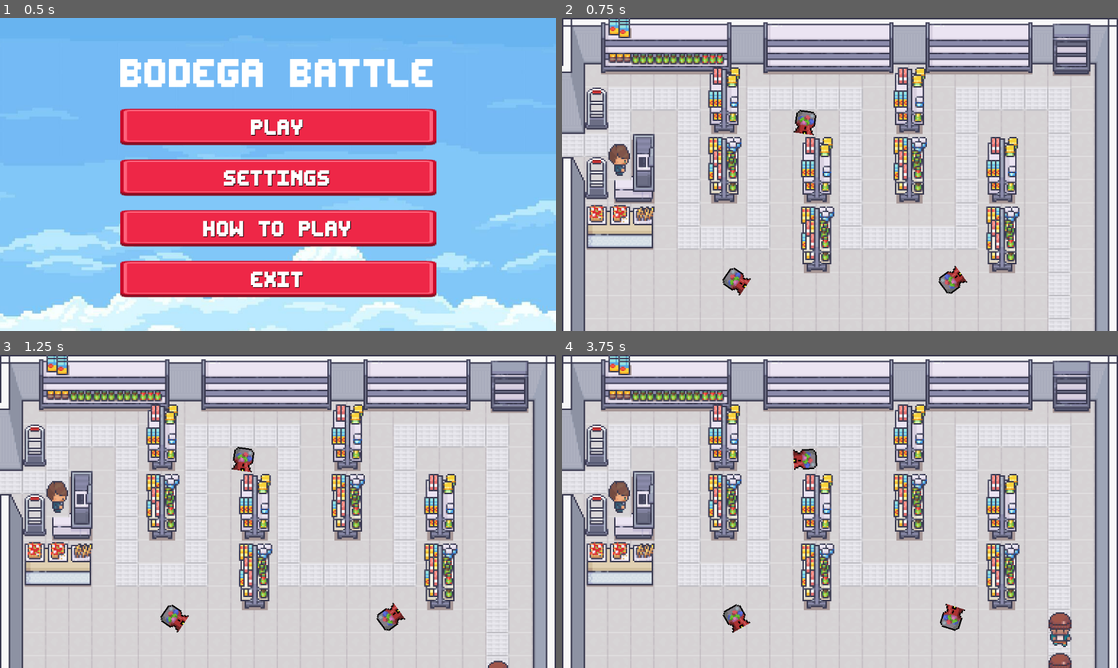
Above: before the commit, frames 1-4 (two rows, left to right).
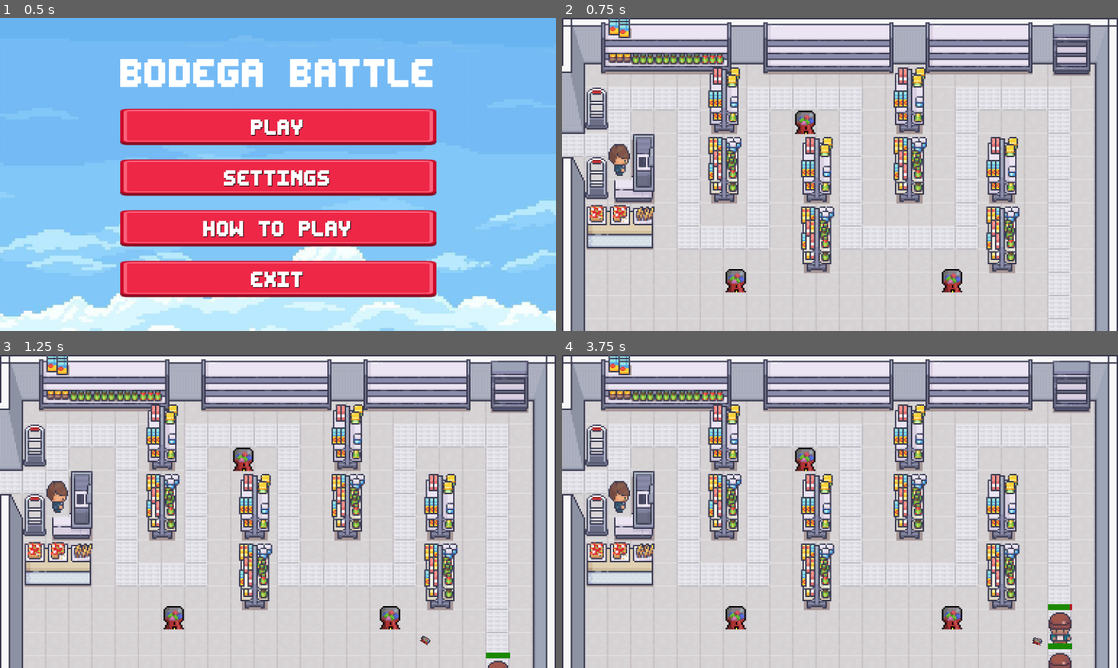
Above: after the commit, the same moments.

Repository: s27459-pj/bodega-battle
Game: Godot game, scene res://scene/scene_handler/scene_handler.tscn
The game is run twice, just before and just after one commit, with the same random seed, the same clock (stepped at 60 frames per second) and the same inputs.
Inputs (mouse positions are in pixels of both pictures, inside the frame that each line leads up to):
- Up to frame 1 (0.5 s): no input
- Up to frame 2 (0.75 s): click "PLAY" at 0.5 s
- Up to frame 3 (1.25 s): no input
- Up to frame 4 (3.75 s): move the mouse to (962, 495) at 1.27 s; move the mouse to (728, 527) at 2.02 s; move the mouse to (895, 442) at 2.77 s; move the mouse to (812, 574) at 3.52 s

Frame 1 is identical in both runs. In frame 2, 0.7% of the frame differs, in the area x 28-73%, y 29-89%; in frame 3, 0.8%; in frame 4, 1.0%, in the area x 28-92%, y 29-94%.

Commit message:
turret, enemy detection and bullets

Diff:
--- a/objects/Enemies/basic-enemy.tscn
+++ b/objects/Enemies/basic-enemy.tscn
@@ -1,6 +1,7 @@
-[gd_scene load_steps=11 format=3 uid="uid://cyc4kgm7npmok"]
+[gd_scene load_steps=12 format=3 uid="uid://cyc4kgm7npmok"]
 
 [ext_resource type="Script" uid="uid://bgsplkmrkmn0b" path="res://objects/Enemies/basic_enemie_move.gd" id="1_6yjls"]
+[ext_resource type="Script" uid="uid://b0ybsyqvfe332" path="res://objects/Enemies/enemy_logic.gd" id="2_27nva"]
 [ext_resource type="Texture2D" uid="uid://woxswc30mfuk" path="res://assets/sprites/characters/Premade_Character_04.png" id="2_74tpx"]
 
 [sub_resource type="AtlasTexture" id="AtlasTexture_j4qmu"]
@@ -69,7 +70,7 @@
 }]
 
 [sub_resource type="RectangleShape2D" id="RectangleShape2D_v05e8"]
-size = Vector2(64, 80)
+size = Vector2(51, 75)
 
 [node name="Basic-enemie" type="PathFollow2D"]
 rotates = false
@@ -77,6 +78,7 @@
 speed = 40
 
 [node name="CharacterBody2D" type="CharacterBody2D" parent="."]
+script = ExtResource("2_27nva")
 
 [node name="AnimatedSprite2D" type="AnimatedSprite2D" parent="CharacterBody2D"]
 scale = Vector2(3, 3)
@@ -85,4 +87,27 @@
 autoplay = "walk-down"
 
 [node name="CollisionShape2D" type="CollisionShape2D" parent="CharacterBody2D"]
+position = Vector2(-0.5, -0.5)
 shape = SubResource("RectangleShape2D_v05e8")
+
+[node name="HealthBar" type="ProgressBar" parent="CharacterBody2D"]
+offset_left = -25.0
+offset_top = -52.0
+offset_right = 25.0
+offset_bottom = -41.0
+value = 100.0
+show_percentage = false
+
+[node name="BackgroundBar" type="ColorRect" parent="CharacterBody2D/HealthBar"]
+layout_mode = 0
+offset_top = -1.0
+offset_right = 50.0
+offset_bottom = 11.0
+color = Color(0.730927, 0.0931526, 0.173251, 1)
+
+[node name="FillBar" type="ColorRect" parent="CharacterBody2D/HealthBar"]
+layout_mode = 0
+offset_top = -1.0
+offset_right = 50.0
+offset_bottom = 11.0
+color = Color(0.10759, 0.536198, 0, 1)
--- a/objects/Enemies/basic_enemie_move.gd
+++ b/objects/Enemies/basic_enemie_move.gd
@@ -1,7 +1,6 @@
 extends PathFollow2D
 
 @export var speed = 200
-
 
 func _physics_process(delta: float) -> void:
 	move(delta)
--- /dev/null
+++ b/objects/Enemies/enemy_logic.gd
@@ -0,0 +1,32 @@
+extends CharacterBody2D
+
+@export var max_health := 100
+
+@onready var health_bar = $HealthBar
+@onready var fill_bar = $HealthBar/FillBar
+
+var current_health := max_health
+
+func _ready():
+	add_to_group("enemies")
+	update_health_bar()
+
+func take_damage(amount):
+	current_health = max(current_health - amount, 0)
+	update_health_bar()
+	if current_health == 0:
+		queue_free()
+
+func update_health_bar():
+	var ratio = float(current_health) / float(max_health)
+	fill_bar.size.x = ratio * health_bar.size.x
+
+
+func set_health(value):
+	current_health = clamp(value, 0, max_health)
+	update_health_bar()
+
+func _on_body_entered(body):
+	if body.is_in_group("turret_bullets"):
+		take_damage(body.damage)
+		body.queue_free()
--- /dev/null
+++ b/objects/defences/Ammo.tscn
@@ -0,0 +1,20 @@
+[gd_scene load_steps=4 format=3 uid="uid://b8t5wttaarxcv"]
+
+[ext_resource type="Script" uid="uid://b0festkbcgjfp" path="res://objects/defences/ammo.gd" id="1_eu06r"]
+[ext_resource type="Texture2D" uid="uid://dyn7xm152kns2" path="res://assets/sprites/defences/gumball.png" id="2_tesr6"]
+
+[sub_resource type="RectangleShape2D" id="RectangleShape2D_vp2ik"]
+size = Vector2(14.5455, 17.2308)
+
+[node name="Ammo" type="CharacterBody2D"]
+collision_layer = 2
+script = ExtResource("1_eu06r")
+
+[node name="Ammo2" type="Sprite2D" parent="."]
+scale = Vector2(1.375, 0.8125)
+texture = ExtResource("2_tesr6")
+
+[node name="CollisionShape2D" type="CollisionShape2D" parent="."]
+position = Vector2(-2.98023e-07, 3.57628e-07)
+scale = Vector2(1.375, 0.8125)
+shape = SubResource("RectangleShape2D_vp2ik")
--- /dev/null
+++ b/objects/defences/ammo.gd
@@ -0,0 +1,14 @@
+extends CharacterBody2D
+
+var dir:float
+var speed=200
+
+func _physics_process(delta: float):
+	velocity=Vector2(speed,0).rotated(dir)
+	var collision = move_and_collide(velocity * delta)
+	if collision:
+		var collider = collision.get_collider()
+		if collider.is_in_group("enemies"):
+			if collider.has_method("take_damage"):
+				collider.take_damage(10)
+			queue_free()
--- a/objects/defences/gum-turret.tscn
+++ b/objects/defences/gum-turret.tscn
@@ -1,11 +1,15 @@
-[gd_scene load_steps=3 format=3 uid="uid://c4iiq85v5yxys"]
+[gd_scene load_steps=4 format=3 uid="uid://c4iiq85v5yxys"]
 
 [ext_resource type="Script" uid="uid://bqefudl30vnyu" path="res://objects/defences/gum_turret-logic.gd" id="1_akpdl"]
 [ext_resource type="Texture2D" uid="uid://dyn7xm152kns2" path="res://assets/sprites/defences/gumball.png" id="1_h0vw2"]
+[ext_resource type="PackedScene" uid="uid://b8t5wttaarxcv" path="res://objects/defences/Ammo.tscn" id="2_s3fyw"]
 
 [node name="Gum-turret" type="Node2D"]
 script = ExtResource("1_akpdl")
+ammo_scene = ExtResource("2_s3fyw")
 
-[node name="Sprite2D" type="Sprite2D" parent="."]
+[node name="CharacterBody2D" type="CharacterBody2D" parent="."]
+
+[node name="Turret" type="Sprite2D" parent="CharacterBody2D"]
 scale = Vector2(3, 3)
 texture = ExtResource("1_h0vw2")
--- a/objects/defences/gum_turret-logic.gd
+++ b/objects/defences/gum_turret-logic.gd
@@ -1,12 +1,46 @@
 extends Node2D
 
+@export var fire_rate = 2.0
+@export var detection_radius = 300.0
+
+@export var ammo_scene: PackedScene
+
 var targetPosition : Vector2
+var ammo_path = preload("res://assets/sprites/defences/gumball.png")
+var shoot_timer := 0.0
+var target: Node2D = null
 
-func _physics_process(delta: float) -> void:
-	track()
+func _process(delta):
+	shoot_timer -= delta
+	var enemies = get_tree().get_nodes_in_group("enemies")
+	if not target or not is_instance_valid(target):
+		target = get_closest_enemy()
+		return
 
-#testing only not final
-func track() -> void:
-	targetPosition = get_global_mouse_position()
-	#print(targetPosition)
-	$Sprite2D.look_at(targetPosition)
+	if shoot_timer <= 0:
+		shoot_at(target)
+		shoot_timer = fire_rate
+
+
+func get_closest_enemy():
+	var enemies = get_tree().get_nodes_in_group("enemies")
+	var closest = null
+	var closest_dist = detection_radius
+
+	for enemy in enemies:
+		if not enemy.has_method("get_global_position") and not ("global_position" in enemy):
+			continue
+		var dist = global_position.distance_to(enemy.global_position)
+		if dist < closest_dist:
+			closest = enemy
+			closest_dist = dist
+
+	return closest
+
+func shoot_at(enemy):
+	var direction = (enemy.global_position - global_position).normalized()
+	var ammo = ammo_scene.instantiate()
+	ammo.global_position = global_position
+	ammo.rotation = direction.angle()
+	ammo.dir = direction.angle()
+	get_parent().add_child(ammo)
--- a/scene/default_bus_layout.tres
+++ b/scene/default_bus_layout.tres
@@ -1,6 +1,7 @@
 [gd_resource type="AudioBusLayout" format=3 uid="uid://bca6gvjw050q5"]
 
 [resource]
+bus/0/volume_db = -80.0
 bus/1/name = &"Music"
 bus/1/solo = false
 bus/1/mute = false
--- a/scene/level_main/GameScene.tscn
+++ b/scene/level_main/GameScene.tscn
@@ -1,7 +1,7 @@
 [gd_scene load_steps=3 format=3 uid="uid://dkx50masn7ffx"]
 
-[ext_resource type="PackedScene" uid="uid://q2m5vf81jwqn" path="res://scene/level_main.tscn" id="1_cieuw"]
-[ext_resource type="Script" uid="uid://c4inmk81y15o" path="res://gameScene.gd" id="1_g0iv5"]
+[ext_resource type="PackedScene" uid="uid://q2m5vf81jwqn" path="res://scene/level_main/level_main.tscn" id="1_cieuw"]
+[ext_resource type="Script" uid="uid://c4inmk81y15o" path="res://scene/level_main/gameScene.gd" id="1_g0iv5"]
 
 [node name="GameScene" type="Node2D"]
 script = ExtResource("1_g0iv5")
Not shown, added: objects/Enemies/enemy_logic.gd.uid
Not shown, added: objects/defences/ammo.gd.uid
